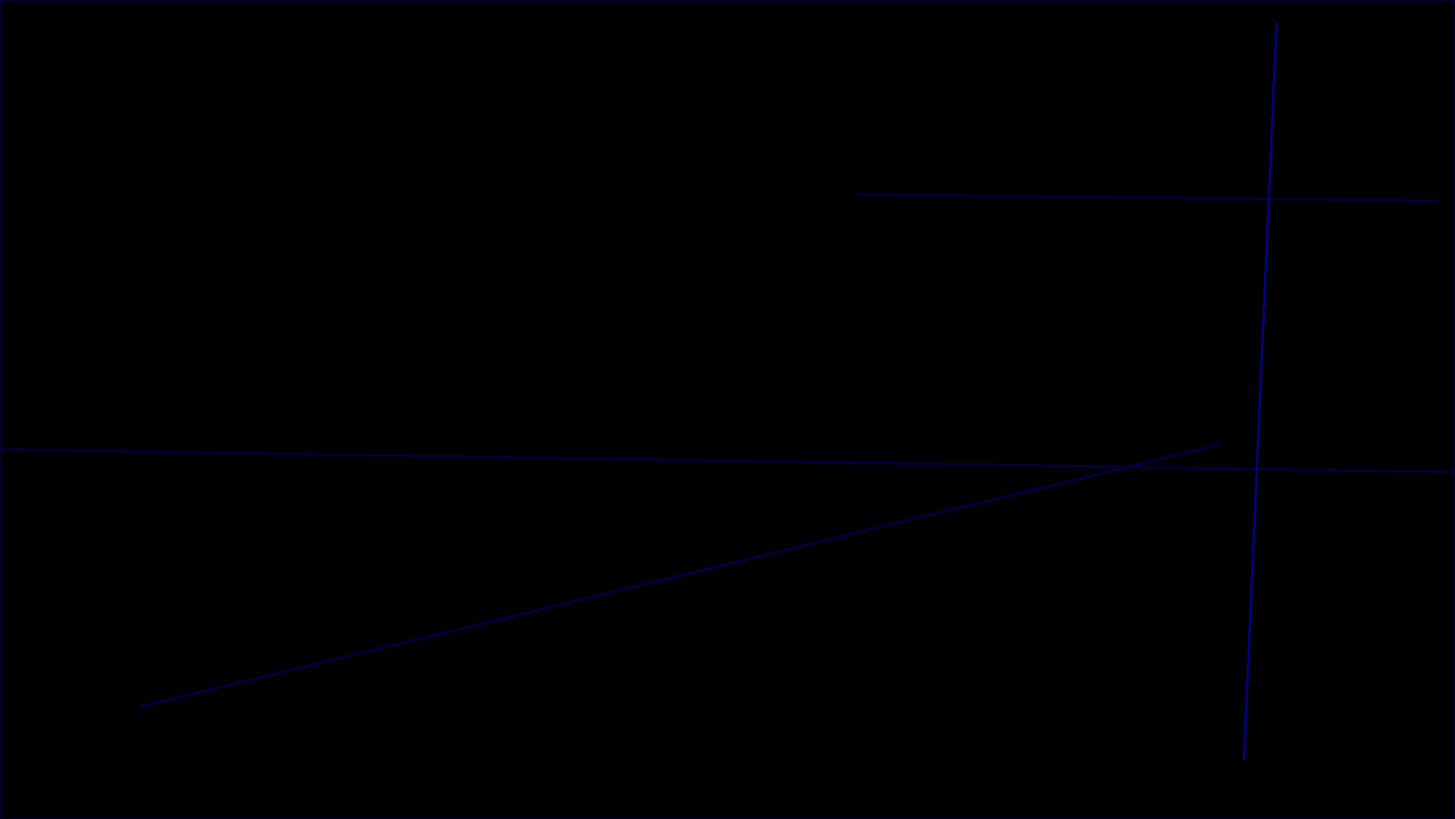
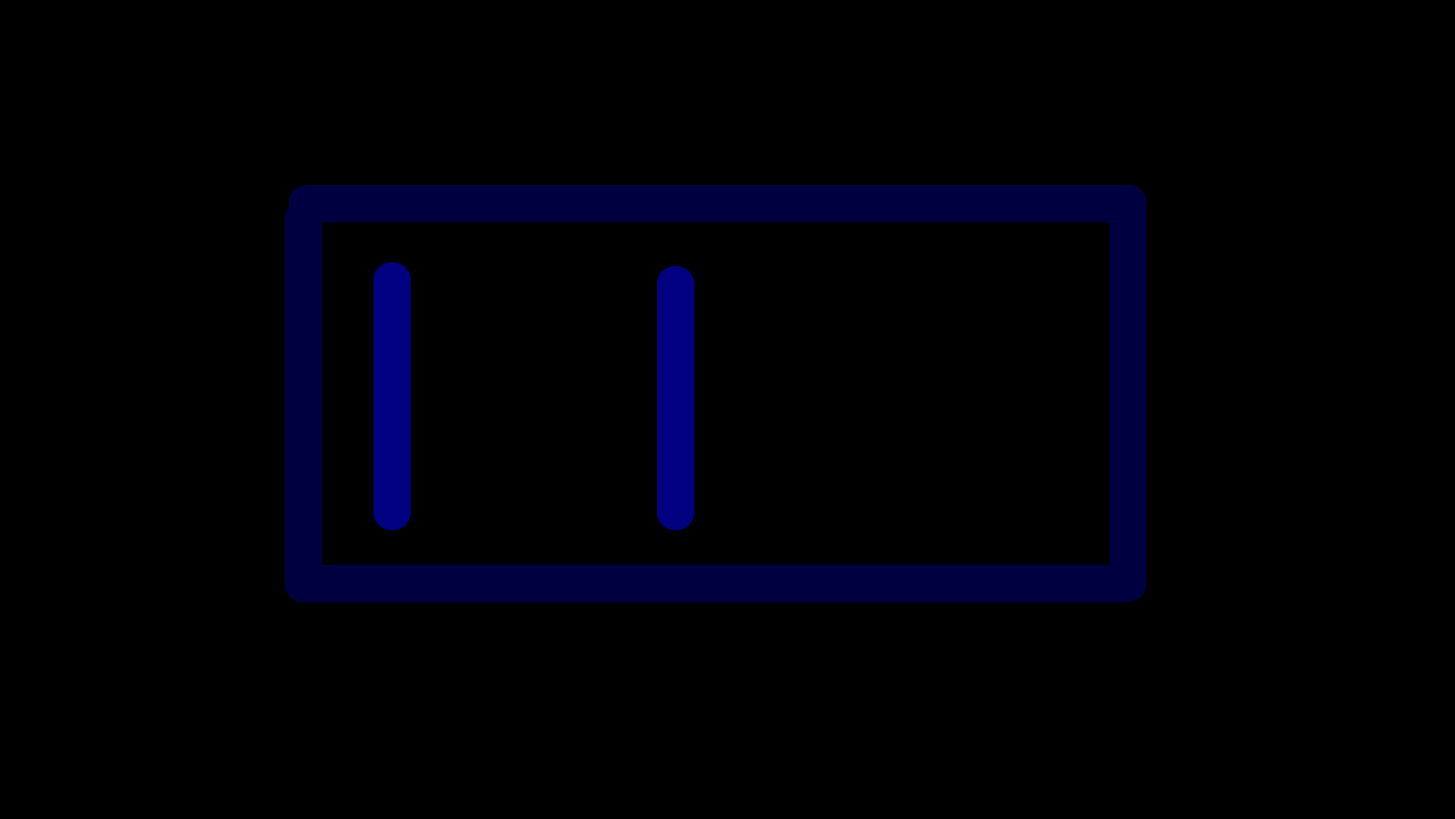
Revision of a layered 1455x819 image; what changed, layer by layer:
painted on "Background" over [0, 0, 1455, 819]
